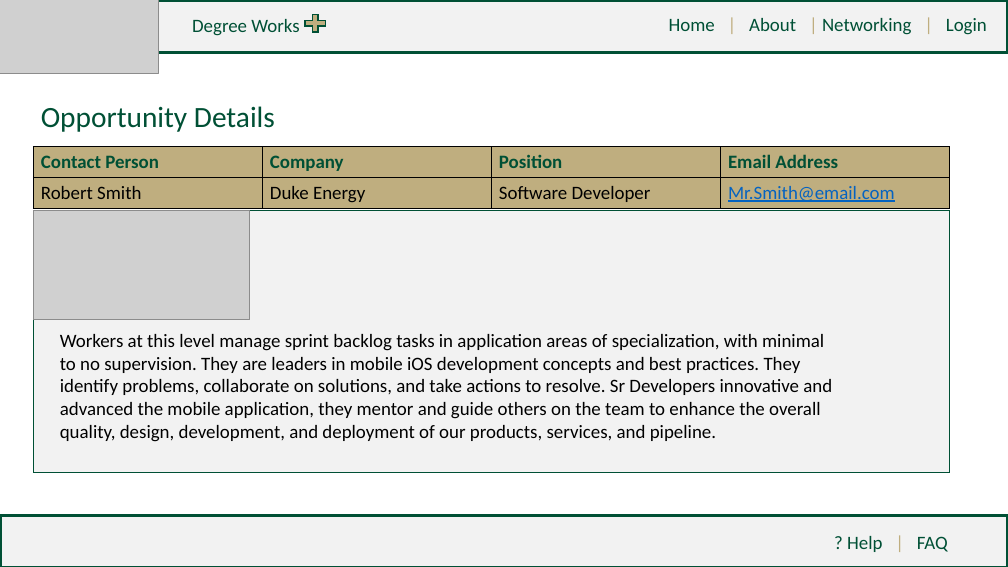
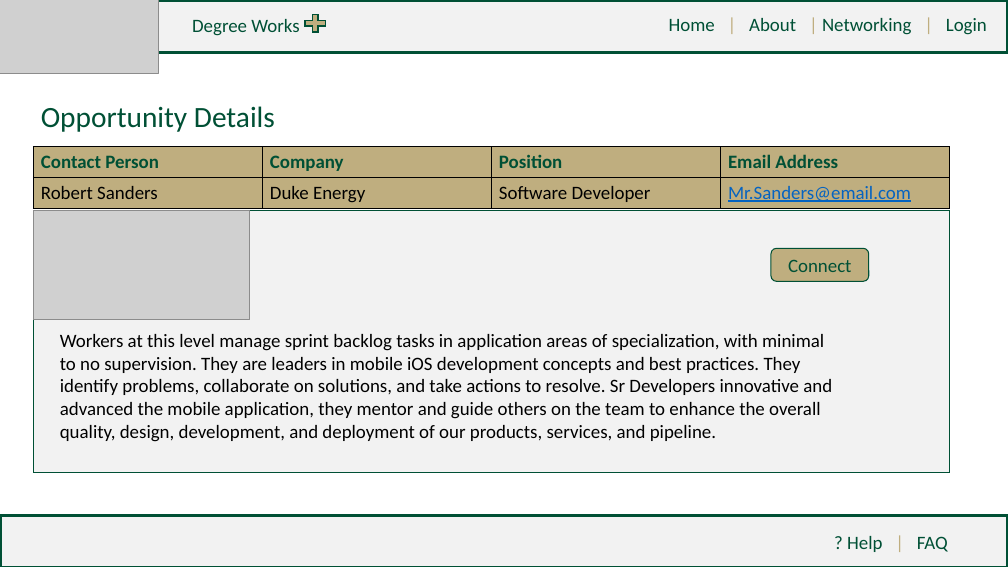
Before and after one commit to tcowie1/Group11-3155Repo, a slide deck: slide 6 of High-Fidelity/Group 11 - DegreeWorks PLUS High Fidelity.pptx. Drawn at 1008x567 pixels with LibreOffice and Linux fonts; fonts in the diff are those of the drawing; grey boxes stand for pictures. Boxes give left, top, right and bottom in pixels: in the first picture for what was removed or moved away, otherwise in the second. Text is boxed around its words. In the diff, an @@ line names an element or a change of style, - is before the commit and + after.

```diff
--- a/High-Fidelity/Group 11 - DegreeWorks PLUS High Fidelity.pptx
+++ b/High-Fidelity/Group 11 - DegreeWorks PLUS High Fidelity.pptx
@@ table at <box>33,147,950,208</box> @@
-row 2, column 1: Robert Smith
+row 2, column 1: Robert Sanders
-row 2, column 4: Mr.Smith@email.com
+row 2, column 4: Mr.Sanders@email.com
@@ rounded rectangle added at <box>771,248,869,281</box>, fill #BFAE7F, outline #005035 1 pt, 18 pt, text #005035 @@
+Connect
```
Also in this commit, not shown: 7 other slides changed, 3 slides added.
